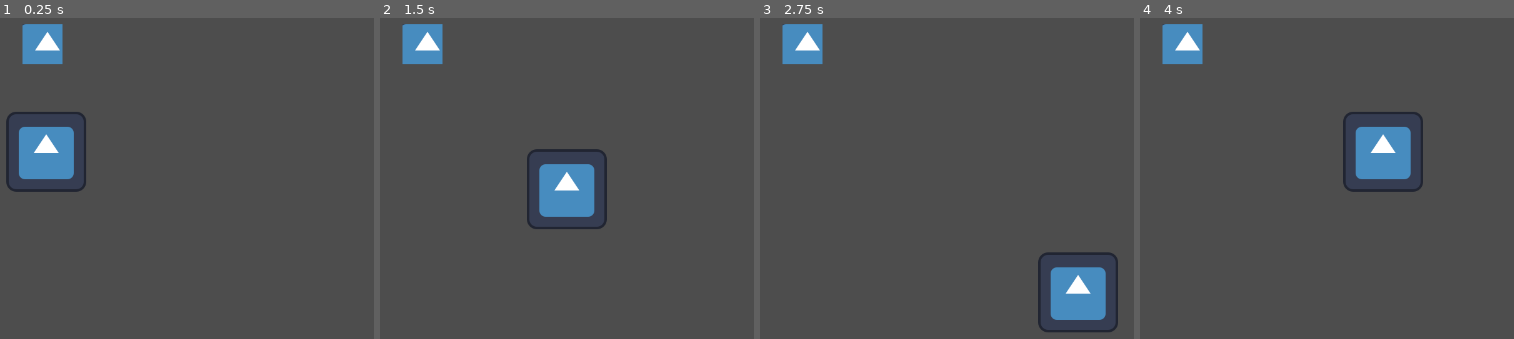
Above: before the commit, frames 1-4 (left to right).
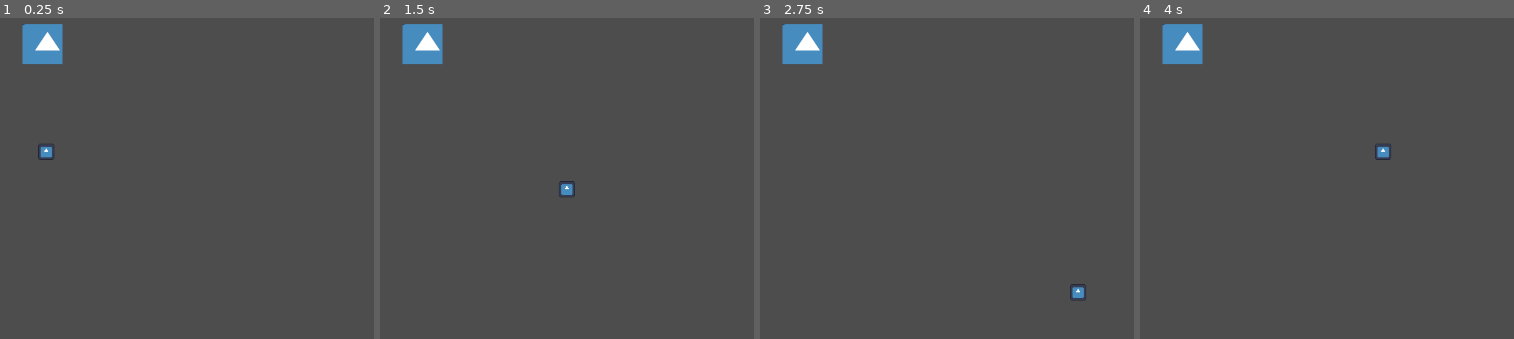
Above: after the commit, the same moments.

Repository: Indivicivet/ludumdare54
Game: Godot game, scene res://ludumdare54.tscn
The game is run twice, just before and just after one commit, with the same random seed, the same clock (stepped at 60 frames per second) and the same inputs. The engine's default icon, where the game draws it, is replaced by a stand-in: a white triangle on a blue panel in a dark square.
Inputs:
- Up to frame 1 (0.25 s): no input
- Up to frame 2 (1.5 s): tap Enter at 0.5 s; hold Right (right) 0.53-1.28 s; hold Down (down) from 1.28 s (still down)
- Up to frame 3 (2.75 s): release Down (down) at 2.03 s; hold Right (right) from 2.03 s (still down)
- Up to frame 4 (4 s): release Right (right) at 2.78 s; hold Up (up) 2.78-3.53 s; hold Left (left) from 3.53 s (still down)

The runs differ from the first frame. In frame 1, 3.1% of the frame differs, in the area x 1-23%, y 29-55%; in frame 2, 3.1%, in the area x 39-61%, y 40-66%; in frame 3, 3.1%; in frame 4, 3.1%.

Commit message:
make player small

Diff:
--- a/ludumdare54.tscn
+++ b/ludumdare54.tscn
@@ -13,9 +13,11 @@
 script = ExtResource("1_40gfe")
 
 [node name="Sprite2D" type="Sprite2D" parent="CharacterBody2D"]
+scale = Vector2(0.2, 0.2)
 texture = ExtResource("1_7c11r")
 
 [node name="CollisionPolygon2D" type="CollisionPolygon2D" parent="CharacterBody2D"]
+scale = Vector2(0.2, 0.2)
 polygon = PackedVector2Array(64, -59.6, 64, 59, 59.6, 64, -59, 64, -64, 59.6, -64, -59.6, -59, -63.9, 59, -64)
 
 [node name="block" type="StaticBody2D" parent="."]
